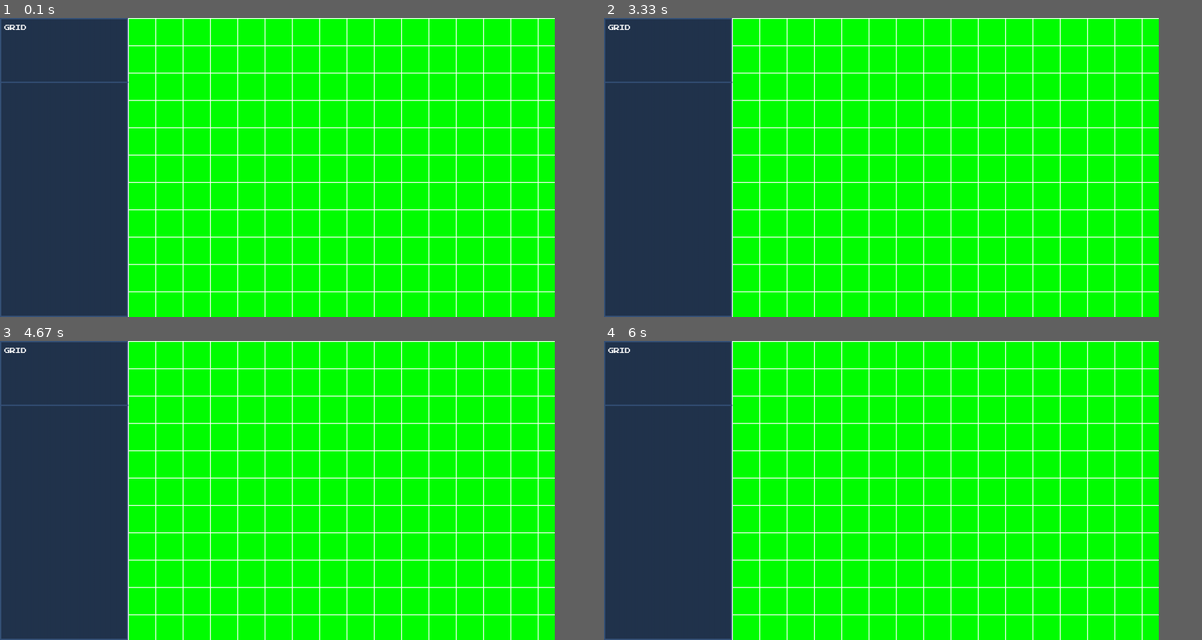
Above: before the commit, frames 1-4 (two rows, left to right).
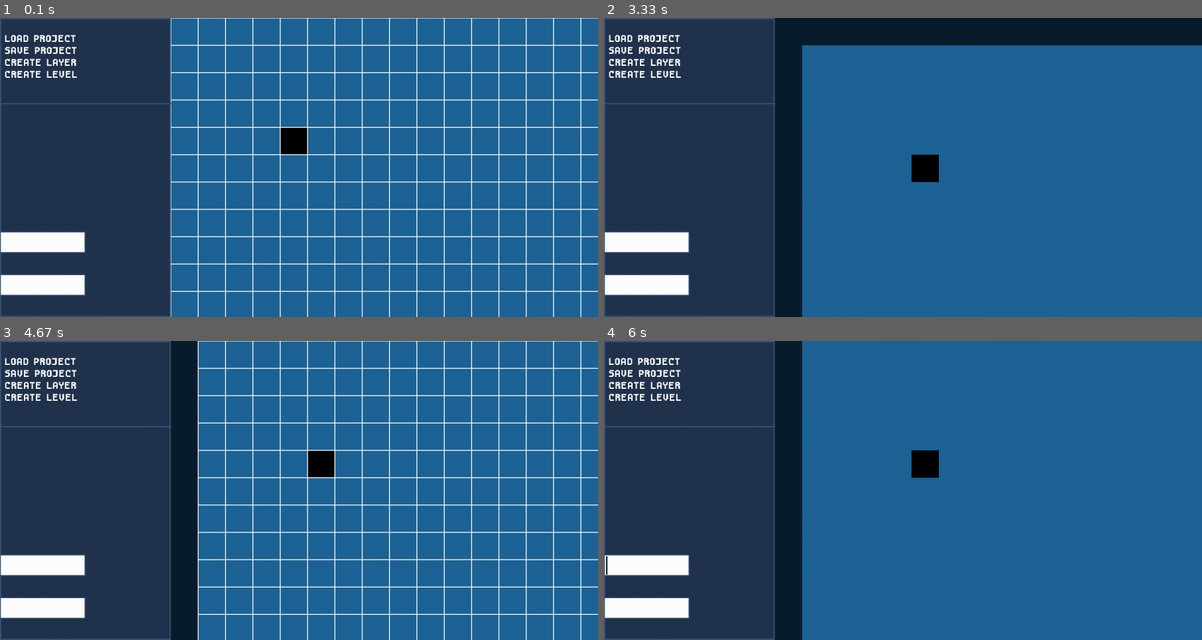
Above: after the commit, the same moments.

Repository: ImYourDope/PyGameLevelDesigner
Game: pygame game, started from main.py
The game is run twice, just before and just after one commit, with the same random seed, the same clock (stepped at 60 frames per second) and the same inputs.
Inputs (mouse positions are in pixels of both pictures, inside the frame that each line leads up to):
- Up to frame 1 (0.1 s): no input
- Up to frame 2 (3.33 s): press the mouse at (986, 296) at 0.37 s; move the mouse to (903, 185) at 0.47 s; release the mouse at (813, 74) at 0.6 s; press the mouse at (986, 38) at 0.7 s; move the mouse to (1028, 113) at 0.8 s; release the mouse at (1076, 188) at 0.93 s; press the mouse at (795, 167) at 1.03 s; move the mouse to (825, 173) at 1.13 s; release the mouse at (861, 179) at 1.27 s; press the mouse at (651, 38) at 1.37 s; move the mouse to (855, 44) at 1.47 s; release the mouse at (1058, 53) at 1.6 s; click (1178, 167) at 1.72 s; press the mouse at (645, 50) at 2.03 s; move the mouse to (807, 65) at 2.13 s; release the mouse at (968, 80) at 2.27 s; press the mouse at (795, 167) at 2.37 s; move the mouse to (759, 221) at 2.47 s; release the mouse at (723, 278) at 2.6 s; press the mouse at (651, 62) at 2.7 s; move the mouse to (765, 167) at 2.8 s; release the mouse at (879, 272) at 2.93 s; press the mouse at (986, 38) at 3.03 s; move the mouse to (986, 89) at 3.13 s; release the mouse at (986, 140) at 3.27 s
- Up to frame 3 (4.67 s): click (41, 565) at 3.38 s; hold Backspace 3.67-4.13 s; press the mouse at (382, 619) at 4.2 s; move the mouse to (436, 550) at 4.3 s; release the mouse at (490, 484) at 4.43 s; press the mouse at (47, 385) at 4.53 s; move the mouse to (71, 487) at 4.63 s
- Up to frame 4 (6 s): release the mouse at (693, 589) at 4.77 s; press the mouse at (651, 397) at 4.87 s; move the mouse to (663, 460) at 4.97 s; release the mouse at (681, 526) at 5.1 s; press the mouse at (651, 397) at 5.2 s; move the mouse to (765, 448) at 5.3 s; release the mouse at (885, 499) at 5.43 s; press the mouse at (645, 361) at 5.53 s; move the mouse to (729, 445) at 5.63 s; release the mouse at (813, 529) at 5.77 s; press the mouse at (645, 565) at 5.87 s; move the mouse to (867, 571) at 5.97 s
In our replay, the window is 835x450 before the commit and 900x450 after it. These sizes can differ from the game's own. Grey fills any space a smaller window leaves; there, only what the larger window draws over its background counts as a difference.

The runs differ from the first frame. In frame 1, 75% of the frame differs, in the area x 0-100%, y 0-100%; in frame 2, 75%; in frame 3, 75%; in frame 4, 74%.

Commit message:
Added inputline class, popupscreen class, smartscrolling function

Diff:
--- a/buttonclass.py
+++ b/buttonclass.py
@@ -1,12 +1,10 @@
-import pygame
 from settings import *
-from canvas import *
 
 
 class Button:
     def __init__(self, screen, text, pos, func, x_shift, y_shift):
         self.screen = screen
-        self.surface = main_font.render(text, False, font_color)
+        self.surface = main_font.render(text, False, main_font_color)
         self.pos = pos
         self.func = func
         self.shift_pos = (pos[0] + x_shift, pos[1] + y_shift)
--- a/buttons.py
+++ b/buttons.py
@@ -1,12 +1,35 @@
-from buttonclass import Button
-from canvas import *
-from grid import *
+from buttonclass import *
+from grid import grid_button
+# from popupscreens import open_test_popup_screen, close_popup_screen
 
-main_buttons = []
+main_screen_buttons = []
+popup_screen_buttons = []
+active_buttons = main_screen_buttons
+test_popup_screen_buttons = []
 
 
 def create_buttons(screen):
-    main_buttons.append(Button(screen, 'GRID', (10, 10), grid_button, 15, 0))
+    #main_screen_buttons.append(
+        # Button(screen, 'CREATE PROJECT', (10, starting_button_pos), open_test_popup_screen, 15, 0))
+    main_screen_buttons.append(
+        Button(screen, 'LOAD PROJECT', (10, (button_gap + main_font_size) + starting_button_pos), grid_button, 15, 0))
+    main_screen_buttons.append(
+        Button(screen, 'SAVE PROJECT', (10, (button_gap + main_font_size) * 2 + starting_button_pos), grid_button, 15,
+               0))
+    main_screen_buttons.append(
+        Button(screen, 'CREATE LAYER', (10, (button_gap + main_font_size) * 3 + starting_button_pos), grid_button, 15,
+               0))
+    main_screen_buttons.append(
+        Button(screen, 'CREATE LEVEL', (10, (button_gap + main_font_size) * 4 + starting_button_pos), grid_button, 15,
+               0))
+    # test_popup_screen_buttons.append(
+        #Button(screen, 'CLOSE POP UP SCREEN', (0, 0), close_popup_screen, 15, 0)
+   # )
 
 
-buttons = main_buttons
+def update_buttons():
+    global active_buttons
+    if state['main_screen']:
+        active_buttons = main_screen_buttons
+    elif state['popup_screen']:
+        active_buttons = popup_screen_buttons
--- a/canvas.py
+++ b/canvas.py
@@ -2,8 +2,70 @@
 from settings import *
 
 canvas = pygame.Surface((canvas_width, canvas_height))
-canvas.fill('green')
+canvas.fill(canvas_default_color)
+pygame.draw.rect(canvas, 'black', (tile_size * 4, tile_size * 4, tile_size, tile_size))
+right_arrow_cursor = None
+left_arrow_cursor = None
+top_arrow_cursor = None
+bottom_arrow_cursor = None
+
+
+def create_scrolling_cursors():
+    global right_arrow_cursor, left_arrow_cursor, top_arrow_cursor, bottom_arrow_cursor
+    arrow_cursor = pygame.image.load('arrow_cursor.png').convert_alpha()
+    arrow_cursor = pygame.transform.scale(arrow_cursor, (arrow_cursor_size, arrow_cursor_size))
+    right_arrow_cursor = pygame.transform.rotate(arrow_cursor, 180)
+    left_arrow_cursor = pygame.transform.rotate(arrow_cursor, 0)
+    top_arrow_cursor = pygame.transform.rotate(arrow_cursor, -90)
+    bottom_arrow_cursor = pygame.transform.rotate(arrow_cursor, 90)
 
 
 def draw_canvas(screen):
     screen.blit(canvas, (canvas_pos[0], canvas_pos[1]))
+
+
+def scroll_canvas(event):
+    if top_scrolling_rect.collidepoint(pygame.mouse.get_pos()) and \
+            canvas_pos[1] < editing_screen_rect.top + void_margin:
+        if event.type == pygame.MOUSEBUTTONDOWN:
+            if pygame.mouse.get_pressed()[0]:
+                canvas_pos[1] += tile_size
+
+    if bottom_scrolling_rect.collidepoint(pygame.mouse.get_pos()) and \
+            canvas_pos[1] + canvas_height + void_margin > editing_screen_rect.bottom:
+        if event.type == pygame.MOUSEBUTTONDOWN:
+            if pygame.mouse.get_pressed()[0]:
+                canvas_pos[1] -= tile_size
+
+    if right_scrolling_rect.collidepoint(pygame.mouse.get_pos()) and \
+            canvas_pos[0] + canvas_width + void_margin > editing_screen_rect.right:
+        if event.type == pygame.MOUSEBUTTONDOWN:
+            if pygame.mouse.get_pressed()[0]:
+                canvas_pos[0] -= tile_size
+
+    if left_scrolling_rect.collidepoint(pygame.mouse.get_pos()) and \
+            canvas_pos[0] < editing_screen_rect.left + void_margin:
+        if event.type == pygame.MOUSEBUTTONDOWN:
+            if pygame.mouse.get_pressed()[0]:
+                canvas_pos[0] += tile_size
+
+
+def draw_scrolling_cursor(screen):
+    if top_scrolling_rect.collidepoint(pygame.mouse.get_pos()):
+        pygame.mouse.set_visible(False)
+        screen.blit(top_arrow_cursor, (pygame.mouse.get_pos()[0] - arrow_cursor_size / 2,
+                                       pygame.mouse.get_pos()[1] - arrow_cursor_size / 2))
+    elif bottom_scrolling_rect.collidepoint(pygame.mouse.get_pos()):
+        pygame.mouse.set_visible(False)
+        screen.blit(bottom_arrow_cursor, (pygame.mouse.get_pos()[0] - arrow_cursor_size / 2,
+                                          pygame.mouse.get_pos()[1] - arrow_cursor_size / 2))
+    elif left_scrolling_rect.collidepoint(pygame.mouse.get_pos()):
+        pygame.mouse.set_visible(False)
+        screen.blit(left_arrow_cursor, (pygame.mouse.get_pos()[0] - arrow_cursor_size / 2,
+                                        pygame.mouse.get_pos()[1] - arrow_cursor_size / 2))
+    elif right_scrolling_rect.collidepoint(pygame.mouse.get_pos()):
+        pygame.mouse.set_visible(False)
+        screen.blit(right_arrow_cursor, (pygame.mouse.get_pos()[0] - arrow_cursor_size / 2,
+                                         pygame.mouse.get_pos()[1] - arrow_cursor_size / 2))
+    else:
+        pygame.mouse.set_visible(True)
--- a/grid.py
+++ b/grid.py
@@ -1,21 +1,18 @@
 from userinput import *
 from settings import *
 
-grid = pygame.Surface((canvas_width, canvas_height))
+grid = pygame.Surface((canvas_width + 2, canvas_height + 2))
 grid.fill(grid_colorkey)
-grid_on = True
 
 
 def grid_button():
-    global grid_on
-    grid_on = not grid_on
-    # print(grid_on)
+    state['grid_on'] = not state['grid_on']
 
 
 def draw_grid(screen):
-    for column in range(0, canvas_width_in_tiles):
+    for column in range(0, canvas_width_in_tiles + 1):
         pygame.draw.line(grid, grid_color, (column * tile_size, 0), (column * tile_size, canvas_height), grid_thickness)
-    for row in range(0, canvas_height_in_tiles):
-        pygame.draw.line(grid, grid_color, (0, row * tile_size), (screen_width, row * tile_size), grid_thickness)
+    for row in range(0, canvas_height_in_tiles + 1):
+        pygame.draw.line(grid, grid_color, (0, row * tile_size), (canvas_width, row * tile_size), grid_thickness)
     grid.set_colorkey(grid_colorkey)
-    screen.blit(grid, (canvas_pos[0], canvas_pos[1]))
+    screen.blit(grid, (canvas_pos[0]-1, canvas_pos[1]-1))
--- /dev/null
+++ b/inputlineclass.py
@@ -0,0 +1,51 @@
+from settings import *
+
+
+class InputLine:
+    def __init__(self, screen, rect, vocabulary):
+        self.screen = screen
+        self.rect = pygame.Rect(rect)
+        self.vocabulary = vocabulary
+        self.input = ''
+        self.text = None
+        self.text_rect = None
+        self.text_surface = pygame.Surface((1, 1))
+        self.selected = False
+        self.font = pygame.font.Font(inputline_font, self.rect.height - 2 * inputline_border_thickness)
+
+    def draw(self):
+        pygame.draw.rect(self.screen, inputline_background_color, self.rect)
+        pygame.draw.rect(self.screen, inputline_border_color, self.rect, inputline_border_thickness)
+        self.screen.blit(self.text_surface.subsurface(self.text_surface.get_width()-min(self.rect.width - 4, self.text_surface.get_width()),
+                                                      self.text_surface.get_height()-min(self.rect.height, self.text_surface.get_height()),
+                                                      min(self.rect.width - 4, self.text_surface.get_width()),
+                                                      min(self.rect.height, self.text_surface.get_height())),
+                         (self.rect.x + inputline_border_thickness, self.rect.y + inputline_border_thickness))
+
+    def update_text_surface(self):
+        self.text = self.font.render(self.input, False, inputline_font_color)
+        self.text_rect = self.text.get_rect()
+        self.text_surface = pygame.Surface((self.text_rect.width + 7, self.text_rect.height))
+        self.text_surface.fill(inputline_background_color)
+        self.text_surface.blit(self.text, (0, 0))
+        if self.selected:
+            pygame.draw.line(self.text_surface, 'black', (self.text_rect.width + 4, 2),
+                             (self.text_rect.width + 4, self.text_rect.height - 2), 3)
+
+    def process(self, event):
+        if event.type == pygame.MOUSEBUTTONDOWN:
+            if pygame.mouse.get_pressed()[0]:
+                if self.rect.collidepoint(pygame.mouse.get_pos()):
+                    self.selected = True
+                else:
+                    self.selected = False
+
+        if self.selected:
+            if event.type == pygame.KEYDOWN:
+                if event.key == pygame.K_BACKSPACE:
+                    self.input = self.input[:-1]
+                elif event.unicode in self.vocabulary:
+                    self.input += event.unicode
+
+    def inputline_end(self, output):
+        output = self.input
--- /dev/null
+++ b/inputlines.py
@@ -0,0 +1,20 @@
+from inputlineclass import *
+
+main_screen_inputlines = []
+popup_screen_inputlines = []
+active_inputlines = main_screen_inputlines
+test_popup_screen_inputlines = []
+
+
+def create_inputlines(screen):
+    main_screen_inputlines.append(InputLine(screen, (0, 500, 200, 50), inputline_vocabulary))
+    main_screen_inputlines.append(InputLine(screen, (0, 600, 200, 50), inputline_vocabulary))
+    test_popup_screen_inputlines.append(InputLine(screen, (0, 100, 200, 50), inputline_vocabulary))
+
+
+def update_inputlines():
+    global active_inputlines
+    if state['main_screen']:
+        active_inputlines = main_screen_inputlines
+    elif state['popup_screen']:
+        active_inputlines = popup_screen_inputlines
--- a/main.py
+++ b/main.py
@@ -1,12 +1,10 @@
-import pygame
 from sys import exit
-from settings import *
-from spritesheetloader import *
 from userinterface import *
+from canvas import *
 from grid import *
-from canvas import *
 from buttons import *
-from buttonclass import *
+from inputlines import *
+from popupscreens import *
 
 
 pygame.init()
@@ -16,28 +14,43 @@
 pygame.display.set_caption('PyGame Level Designer')
 clock = pygame.time.Clock()
 create_buttons(screen)
+create_inputlines(screen)
+# create_popup_screens(screen)
+create_scrolling_cursors()
 
 while True:
-
-    # print(grid_on)
 
     # DRAW SECTION
     draw_ui_background(screen)
     draw_canvas(screen)
-    if grid_on:
+    if state['grid_on']:
         draw_grid(screen)
     draw_ui(screen)
-    for b in buttons:
+    for b in main_screen_buttons:
         b.draw()
+    for i in main_screen_inputlines:
+        i.draw()
+    if state['popup_screen']:
+        popup_screen.draw()
+    if state['main_screen']:
+        draw_scrolling_cursor(screen)
 
     # EVENT SECTION
     for event in pygame.event.get():
-        for b in buttons:
+        if state['main_screen']:
+            scroll_canvas(event)
+        for b in active_buttons:
             b.click(event)
+        for i in active_inputlines:
+            i.process(event)
         if event.type == pygame.QUIT:
             pygame.quit()
             exit()
 
     # UPDATE SECTION
+    for i in active_inputlines:
+        i.update_text_surface()
+    update_buttons()
+    update_inputlines()
     clock.tick(FPS)
     pygame.display.update()
--- /dev/null
+++ b/popupscreenclass.py
@@ -0,0 +1,24 @@
+from inputlines import *
+
+
+class PopUpScreen:
+    def __init__(self, screen, rect, button_list, inputlines_list):
+        self.screen = screen
+        self.buttons = button_list
+        self.inputlines = inputlines_list
+        self.rect = pygame.Rect(rect)
+
+    def draw(self):
+        pygame.draw.rect(self.screen, popup_screen_background_color, self.rect)
+        pygame.draw.rect(self.screen, popup_screen_border_color, self.rect, popup_screen_border_thickness)
+        for i in self.inputlines:
+            i.draw()
+        for b in self.buttons:
+            b.draw()
+
+    def create(self):
+        state['popup_screen'] = True
+        state['main_screen'] = False
+        popup_screen_buttons = self.buttons
+        popup_screen_inputlines = self.inputlines
+        popup_screen = self
--- /dev/null
+++ b/popupscreens.py
@@ -0,0 +1,19 @@
+'''
+from popupscreenclass import *
+from inputlines import test_popup_screen_inputlines
+from buttons import test_popup_screen_buttons
+
+
+def close_popup_screen():
+    state['popup_screen'] = False
+    state['main_screen'] = True
+
+
+def create_popup_screens(screen):
+    global test_popup_screen
+    test_popup_screen = PopUpScreen(screen, (0, 0, 500, 500), test_popup_screen_buttons, test_popup_screen_inputlines)
+
+
+def open_test_popup_screen():
+    test_popup_screen.create()
+    '''
--- a/settings.py
+++ b/settings.py
@@ -3,10 +3,22 @@
 # MAIN SETTINGS
 FPS = 60
 
+# STATES
+state = {
+    'grid_on': True,
+    'main_screen': True,
+    'popup_screen': False
+}
+
 # FONT SETTINGS
 pygame.font.init()
-main_font = pygame.font.Font('ARCADECLASSIC.TTF', 24)
-font_color = (255, 255, 255)
+main_font_size = 30
+main_font = pygame.font.Font('DisposableDroidBB_bld.ttf', main_font_size)
+main_font_color = (255, 255, 255)
+
+# BUTTON SETTINGS
+button_gap = -2
+starting_button_pos = 5
 
 # SPRITESHEET SETTING
 default_sprite_row_color = (255, 255, 0)
@@ -15,24 +27,63 @@
 spritesheet_colorkey_color = (255, 255, 255)
 
 # MAIN SCREEN SETTINGS
-screen_width = 1300
+screen_width = 1400
 screen_height = 700
-upper_margin = 0
-lower_margin = 0
-left_margin = 300
+top_margin = 0
+bottom_margin = 0
+left_margin = 400
 right_margin = 0
-editing_screen_width = screen_width - left_margin - right_margin
-editing_screen_height = screen_height - upper_margin - lower_margin
 
 # UI SETTINGS
-ui_separation_line = 150
+ui_separation_line = 200
 ui_main_color = (34, 52, 77)
 ui_border_color = (54, 82, 120)
 ui_border_thickness = 3
 
+# CANVAS SETTINGS
+canvas_default_color = (30, 100, 150)
+canvas_pos = [left_margin, top_margin]
+arrow_cursor_size = 30
+
 # EDITING SCREEN SETTINGS
-background_color = (3, 10, 25)
-canvas_pos = (left_margin, 0)
+editing_screen_width = screen_width - left_margin - right_margin
+editing_screen_height = screen_height - top_margin - bottom_margin
+editing_screen_rect = pygame.Rect(left_margin, top_margin, editing_screen_width, editing_screen_height)
+background_color = (9, 30, 45)
+
+# GRID SETTINGS
 grid_thickness = 2
 grid_color = (255, 255, 255)
 grid_colorkey = 'blue'
+
+# SCROLLING SETTINGS
+scrolling_margin = 100
+void_margin = 120
+top_scrolling_rect = pygame.Rect(left_margin + scrolling_margin, top_margin,
+                                 editing_screen_width - 2 * scrolling_margin, scrolling_margin)
+bottom_scrolling_rect = pygame.Rect(left_margin + scrolling_margin,
+                                    top_margin + editing_screen_height - scrolling_margin,
+                                    editing_screen_width - 2 * scrolling_margin, scrolling_margin)
+left_scrolling_rect = pygame.Rect(left_margin, top_margin,
+                                  scrolling_margin, editing_screen_height)
+right_scrolling_rect = pygame.Rect(left_margin + editing_screen_width - scrolling_margin, top_margin,
+                                   scrolling_margin, editing_screen_height)
+
+# INPUTLINE SETTINGS
+numbers_vocabulary = ('0', '1', '2', '3', '4', '5', '6', '7', '8', '9')
+letters_vocabulary = ('a', 'b', 'c', 'd', 'e', 'f', 'g', 'h', 'i', 'j', 'k', 'l', 'm', 'n', 'o', 'p', 'q', 'r', 's', 't', 'u', 'v', 'w', 'x', 'y', 'z')
+capital_letters_vocabulary = ('A', 'B', 'C', 'D', 'E', 'F', 'G', 'H', 'I', 'J', 'K', 'L', 'M', 'N', 'O', 'P', 'Q', 'R', 'S', 'T', 'U', 'V', 'W', 'X', 'Y', 'Z')
+symbols_vocabulary = ('_', '-', "'", '@', '#')
+inputline_vocabulary = numbers_vocabulary + letters_vocabulary + capital_letters_vocabulary + symbols_vocabulary
+inputline_background_color = (255, 255, 255)
+inputline_border_color = ui_border_color
+inputline_border_thickness = 2
+inputline_font = 'DisposableDroidBB_bld.ttf'
+inputline_font_size = main_font_size
+inputline_font_color = (0, 0, 0)
+
+# POPUPSCREEN SETTINGS
+popup_screen = None
+popup_screen_background_color = ui_main_color
+popup_screen_border_color = ui_border_color
+popup_screen_border_thickness = 2
--- a/userinterface.py
+++ b/userinterface.py
@@ -1,5 +1,4 @@
 from settings import *
-from buttonclass import *
 
 ui_rect = (0, 0, left_margin, screen_height)
 
@@ -11,4 +10,5 @@
 def draw_ui(screen):
     pygame.draw.rect(screen, ui_main_color, ui_rect)
     pygame.draw.rect(screen, ui_border_color, ui_rect, ui_border_thickness)
-    pygame.draw.line(screen, ui_border_color, (0, ui_separation_line), (left_margin, ui_separation_line), ui_border_thickness)
+    pygame.draw.line(screen, ui_border_color, (0, ui_separation_line),
+                     (left_margin, ui_separation_line), ui_border_thickness)
Binary file added: DisposableDroidBB_bld.ttf
Binary file added: arrow_cursor.png
